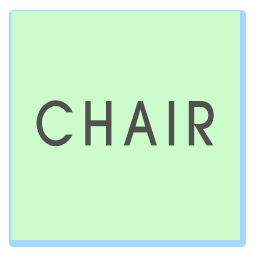
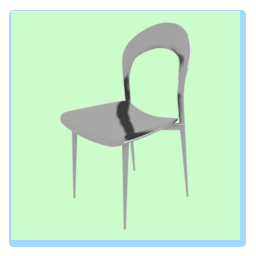
Comparing the layer stacks of the two 256 x 256 images. Changes:
hid "CHAIR" over [36, 100, 214, 147]
added layer "Layer 5" above "Rectangle 1" over [60, 22, 192, 230]
